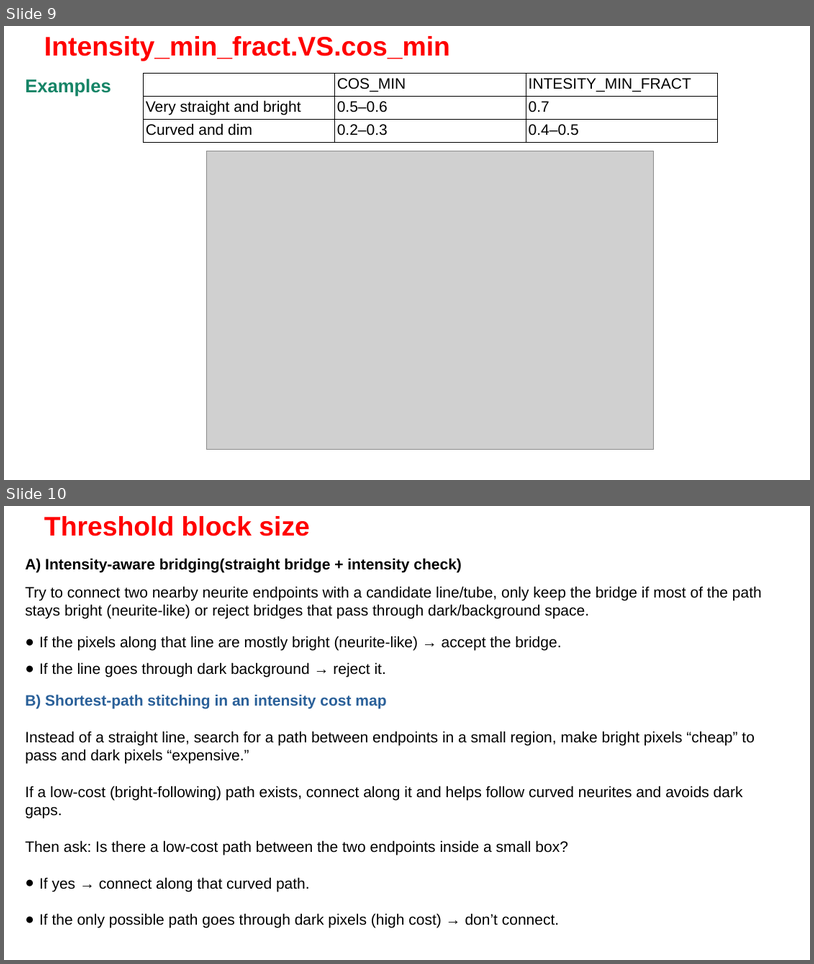
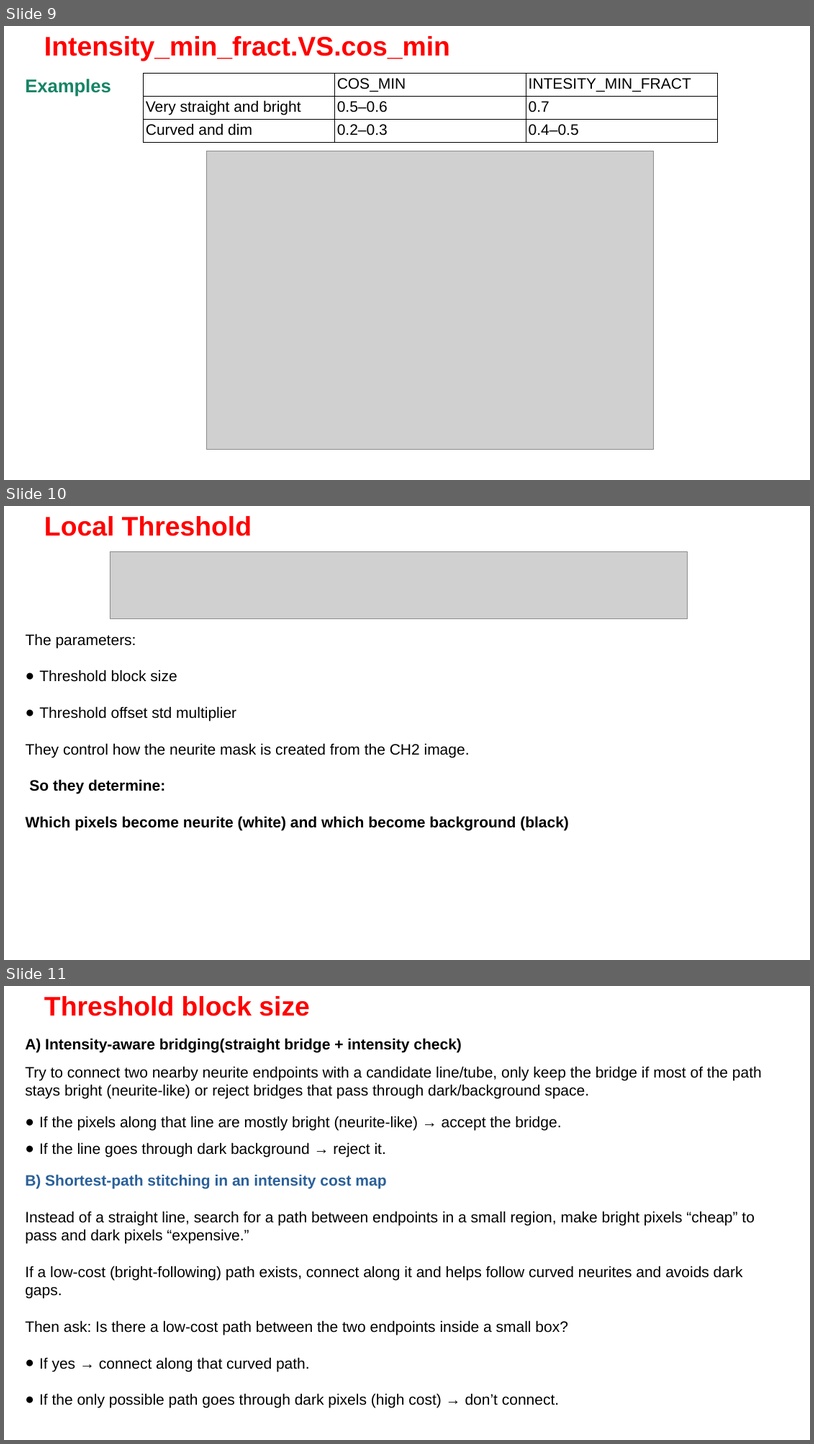
Before and after one commit to Nahuel88Ar/Lysosomes, a slide deck: UPDATE 19-2.pptx. Shown one above the other, each under a label of ours: slides 9 and 10 before the commit, slides 9, 10 and 11 after it. The pictures are 814x964 and 814x1444 pixels, drawn with LibreOffice and Linux fonts; fonts in the diff are those of the drawing; grey boxes stand for pictures; background and template pictures are left out. Boxes give left, top, right and bottom in pixels: in the first picture for what was removed or moved away, otherwise in the second. Text is boxed around its words. In the diff, an @@ line names an element or a change of style, - is before the commit and + after.

```diff
--- a/UPDATE 19-2.pptx
+++ b/UPDATE 19-2.pptx
@@ slide 10 added at (4,506,810,960), background picture (left out) @@
@@ text added at (44,516,252,536), 32 pt, text #FF0000, bold @@
+Local Threshold
@@ picture added at (110,551,687,618) @@
@@ text added at (26,633,569,830), 18 pt, text #000000 @@
+The parameters:
+● Threshold block size
+● Threshold offset std multiplier
+They control how the neurite mask is created from the CH2 image.
+So they determine:
+Which pixels become neurite (white) and which become background (black)
@@ what was slide 10 is now slide 11 @@
```
Also in this commit, not shown: 1 slide changed, 2 other files.
